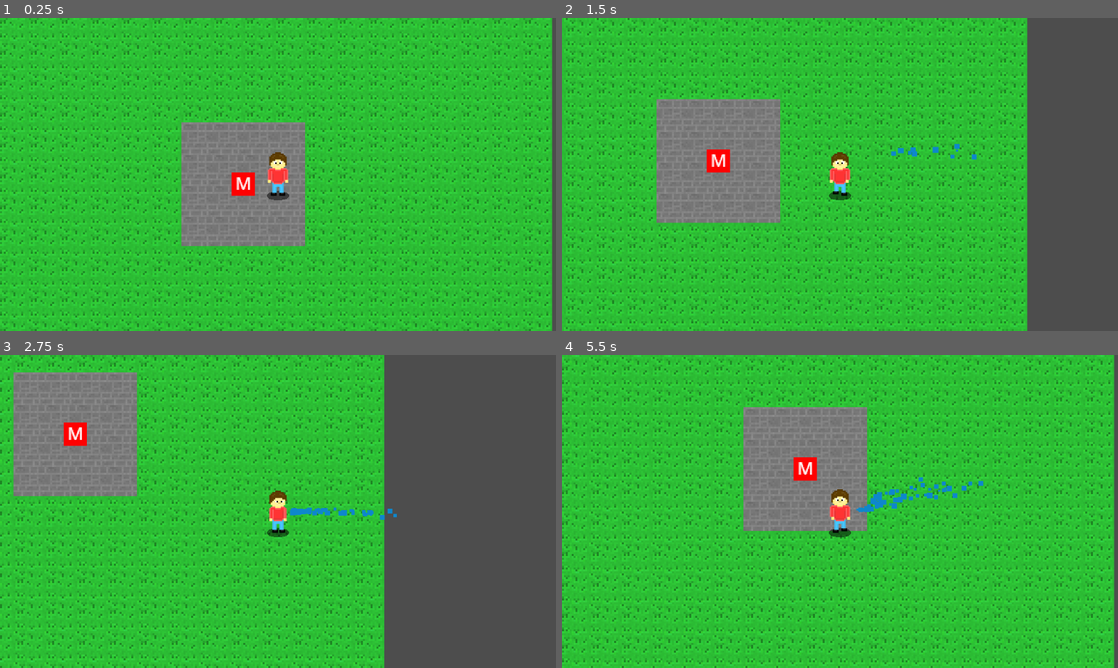
Above: before the commit, frames 1-4 (two rows, left to right).
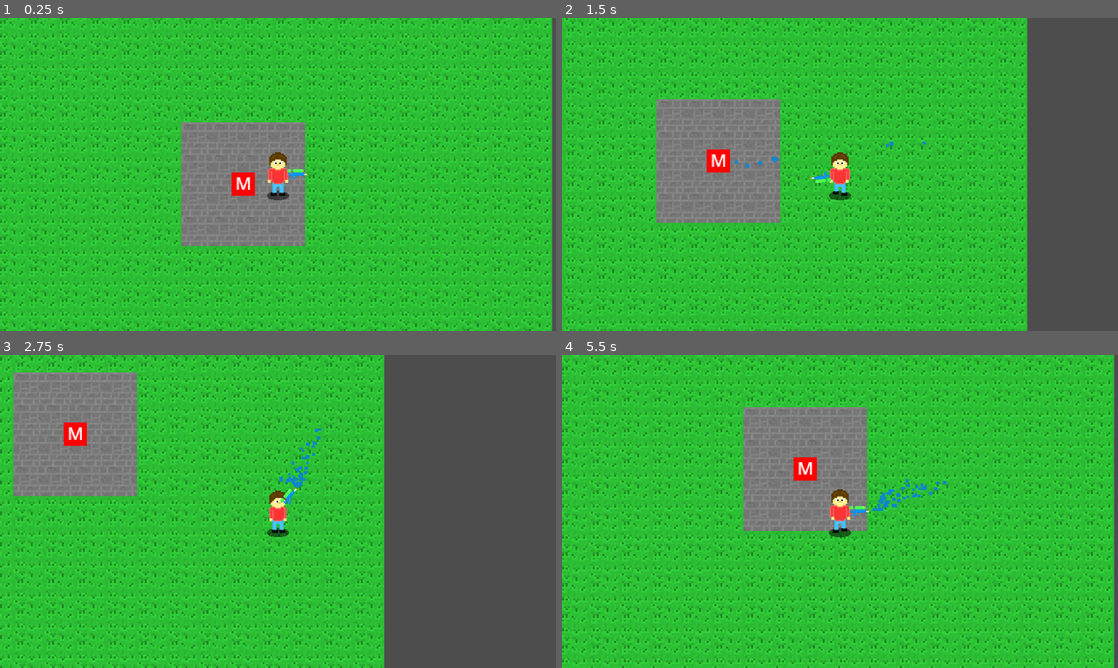
Above: after the commit, the same moments.

Repository: Birb-Games/the-legend-of-the-lawns
Game: Godot game, scene res://scenes/main.tscn
The game is run twice, just before and just after one commit, with the same random seed, the same clock (stepped at 60 frames per second) and the same inputs.
Inputs (mouse positions are in pixels of both pictures, inside the frame that each line leads up to):
- Up to frame 1 (0.25 s): no input
- Up to frame 2 (1.5 s): move the mouse to (962, 158) at 0.52 s; press the mouse at (962, 158) at 0.53 s; hold D (move_right) 0.53-1.28 s; move the mouse to (728, 190) at 1.27 s; release the mouse at (728, 190) at 1.28 s; hold S (move_down) from 1.28 s (still down); tap Space (pull) at 1.35 s
- Up to frame 3 (2.75 s): click (166, 527) at 1.55 s; move the mouse to (333, 442) at 2.02 s; release S (move_down) at 2.03 s; press the mouse at (333, 442) at 2.03 s; hold D (move_right) from 2.03 s (still down)
- Up to frame 4 (5.5 s): move the mouse to (812, 574) at 2.77 s; release D (move_right) at 2.78 s; release the mouse at (812, 574) at 2.78 s; hold W (move_up) 2.78-3.53 s; click (812, 574) at 2.85 s; move the mouse to (1006, 558) at 3.52 s; hold Space (pull) 3.53-4.28 s; hold A (move_left) 3.53-5.03 s; click (1006, 558) at 3.8 s; move the mouse to (673, 464) at 4.27 s; click (673, 464) at 4.35 s; move the mouse to (867, 511) at 5.02 s; press the mouse at (867, 511) at 5.03 s; hold S (move_down) from 5.03 s (still down)

The runs differ from the first frame. In frame 1, less than 0.1% of the frame differs, in the area x 51-56%, y 48-52%; in frame 2, 0.3%; in frame 3, 0.6%, in the area x 50-72%, y 23-53%; in frame 4, 0.6%.

Commit message:
Added water gun rotation

Diff:
--- a/scenes/player.tscn
+++ b/scenes/player.tscn
@@ -1,9 +1,11 @@
-[gd_scene load_steps=33 format=3 uid="uid://bs3x6d08che1a"]
+[gd_scene load_steps=35 format=3 uid="uid://bs3x6d08che1a"]
 
 [ext_resource type="Texture2D" uid="uid://c6bkr7cm3tjas" path="res://assets/textures/player.png" id="1_3vyb7"]
 [ext_resource type="Script" uid="uid://x6kjfvrsnx0e" path="res://scripts/player.gd" id="1_g2els"]
 [ext_resource type="Script" uid="uid://lbqtf4xbeym" path="res://scripts/pull.gd" id="3_qhqgy"]
 [ext_resource type="Texture2D" uid="uid://c1mwbw0kon1tr" path="res://assets/textures/shadow.png" id="4_dqkch"]
+[ext_resource type="Script" uid="uid://cqowbl67yjalq" path="res://scripts/water_gun.gd" id="4_qlg0r"]
+[ext_resource type="Texture2D" uid="uid://c782i0j0kkyib" path="res://assets/textures/watergun.png" id="4_tuyoq"]
 
 [sub_resource type="AtlasTexture" id="AtlasTexture_qhqgy"]
 atlas = ExtResource("1_3vyb7")
@@ -226,9 +228,9 @@
 particle_flag_disable_z = true
 spread = 3.0
 initial_velocity_min = 50.0
-initial_velocity_max = 300.0
+initial_velocity_max = 500.0
 gravity = Vector3(0, 0, 0)
-scale_max = 3.0
+scale_max = 2.0
 color = Color(0.054902, 0.529412, 0.8, 1)
 
 [node name="Player" type="CharacterBody2D" node_paths=PackedStringArray("water_gun") groups=["player"]]
@@ -256,16 +258,20 @@
 shape = SubResource("RectangleShape2D_qhqgy")
 
 [node name="WaterGun" type="Sprite2D" parent="."]
-position = Vector2(7, 0)
+position = Vector2(10, 0)
+scale = Vector2(0.35, 0.35)
+texture = ExtResource("4_tuyoq")
+script = ExtResource("4_qlg0r")
 
 [node name="GPUParticles2D" type="GPUParticles2D" parent="WaterGun"]
+position = Vector2(18, 0)
 amount = 50
 lifetime = 0.25
 process_material = SubResource("ParticleProcessMaterial_qhqgy")
 
 [node name="RayCast2D" type="RayCast2D" parent="WaterGun"]
 enabled = false
-target_position = Vector2(75, 0)
+target_position = Vector2(140, 0)
 collision_mask = 4
 collide_with_areas = true
 
--- a/scripts/player.gd
+++ b/scripts/player.gd
@@ -35,15 +35,6 @@
 func _process(delta: float) -> void:
 	set_animation()
 
-	if Input.is_action_just_pressed("shoot"):
-		water_gun.get_child(0).emitting = true
-		water_gun.get_child(1).enabled = true
-	if Input.is_action_pressed("shoot"):
-		if water_gun.get_child(1).is_colliding():
-			print("Water gun is hitting: ", water_gun.get_child(1).get_collider().name)
-	else:
-		water_gun.get_child(0).emitting = false
-
 func _physics_process(_delta: float):
 	velocity = Vector2.ZERO
 
--- /dev/null
+++ b/scripts/water_gun.gd
@@ -0,0 +1,19 @@
+extends Sprite2D
+
+@onready var particles: GPUParticles2D = $GPUParticles2D
+@onready var raycast: RayCast2D = $RayCast2D
+
+var radius = position.x
+
+func _process(_delta: float) -> void:
+	if Input.is_action_just_pressed("shoot"):
+		particles.emitting = true
+		raycast.enabled = true
+	if Input.is_action_pressed("shoot"):
+		position = (get_global_mouse_position() - get_parent().position).normalized() * radius
+		rotation = (get_global_mouse_position() - get_parent().position).normalized().angle()
+		if raycast.is_colliding():
+			print("Water gun is hitting: ", raycast.get_collider().name)
+	else:
+		get_child(0).emitting = false
+		raycast.enabled = false
Not shown, added: scripts/water_gun.gd.uid
